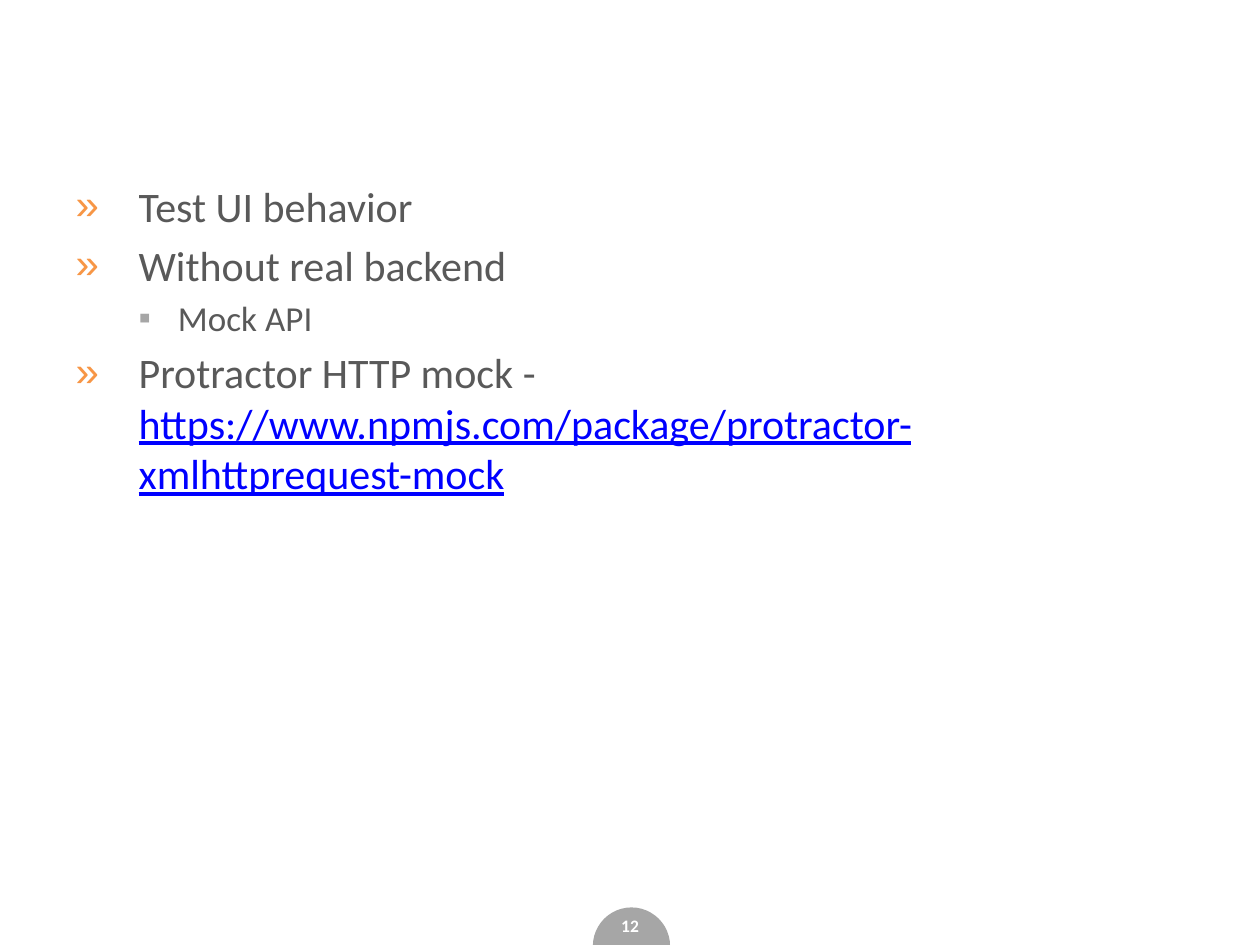
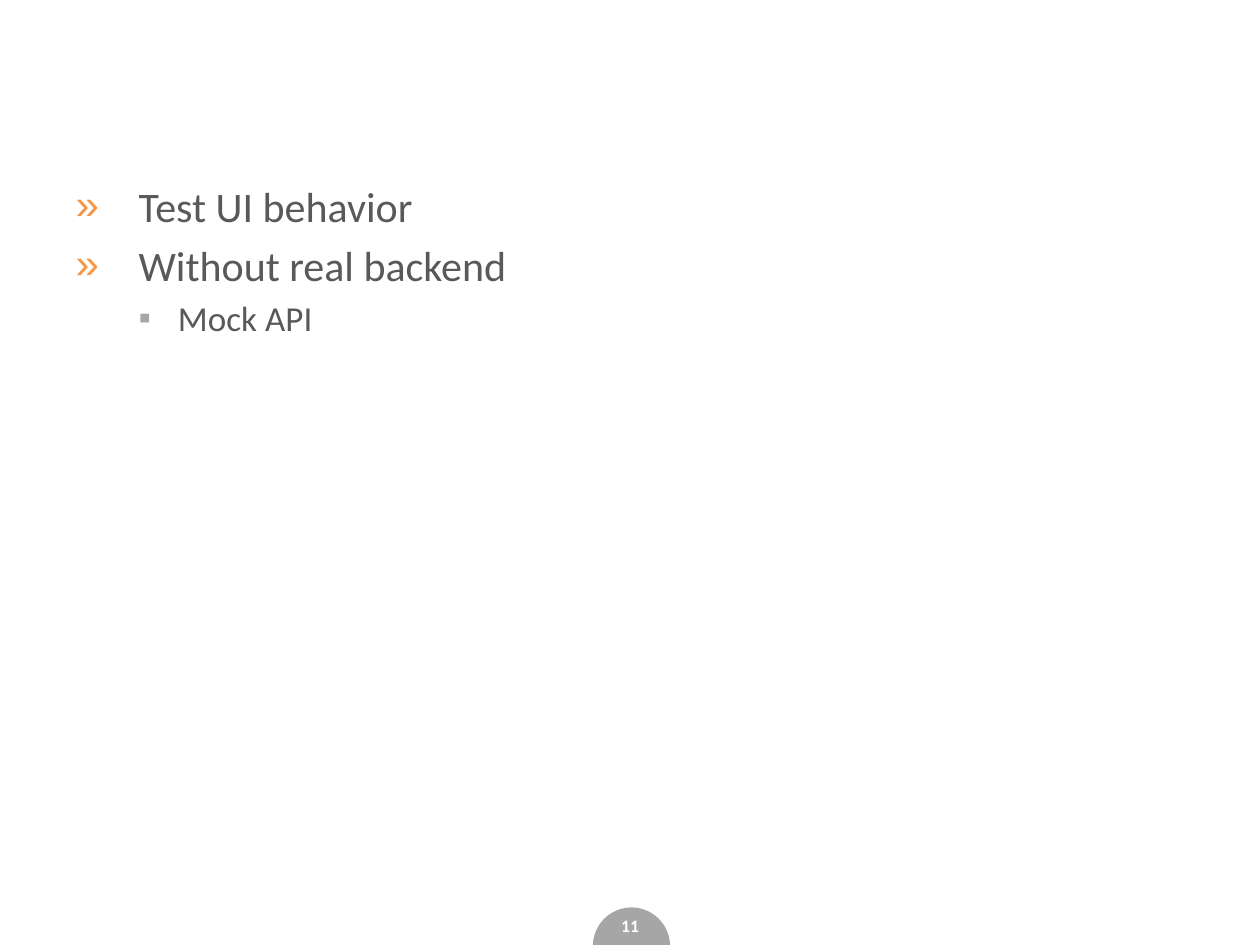
Before and after one commit to Katulus/WebApplictionTestingExample, a slide deck: slide 11 of slides.pptx (slide 12 before the commit). Drawn at 1260x945 pixels with LibreOffice and Linux fonts; fonts in the diff are those of the drawing; background and template pictures are left out. Boxes give left, top, right and bottom in pixels: in the first picture for what was removed or moved away, otherwise in the second. Text is boxed around its words. In the diff, an @@ line names an element or a change of style, - is before the commit and + after.

```diff
--- a/slides.pptx
+++ b/slides.pptx
@@ text at [139,359,912,496]: paragraph removed @@
-» Protractor HTTP mock - https://www.npmjs.com/package/protractor-xmlhttprequest-mock
@@ page number at [621,921,639,932]: text changed @@
-12
+11
```
Also in this commit, not shown: 3 other slides changed, 1 slide removed, 1 other file.
